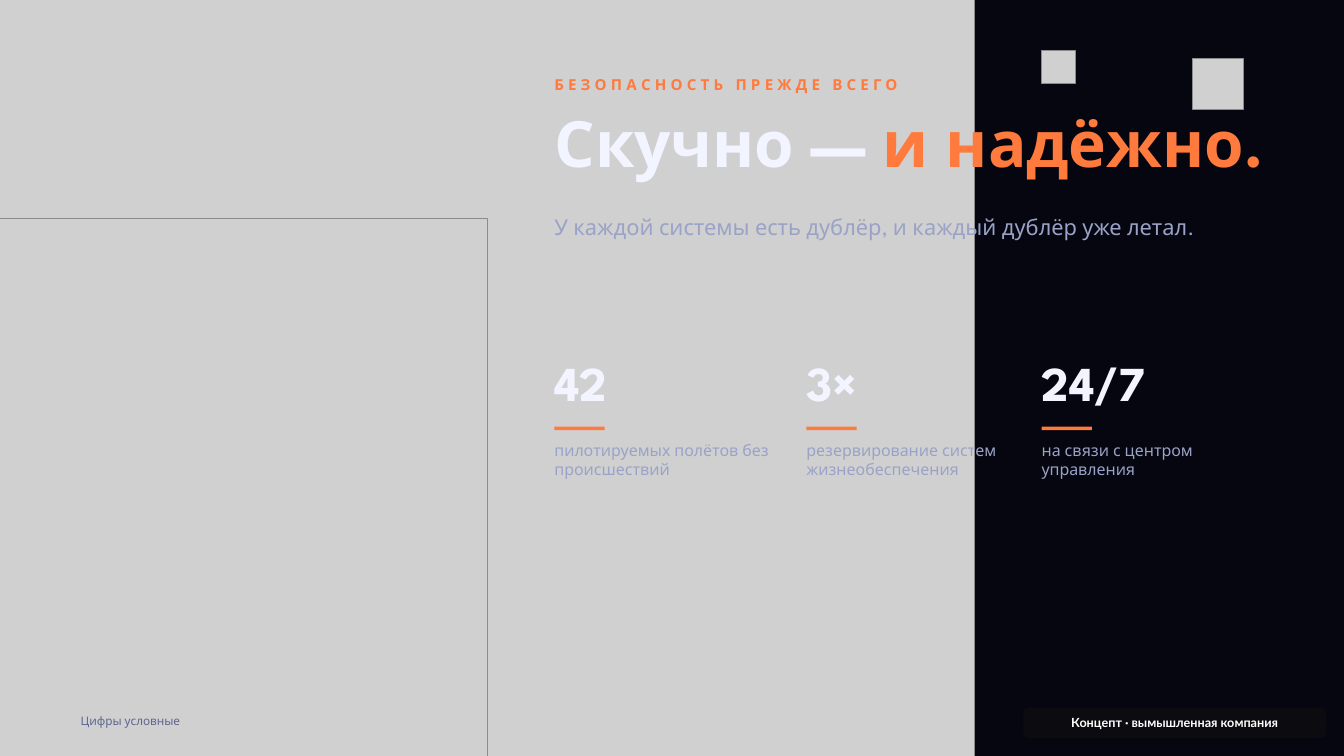
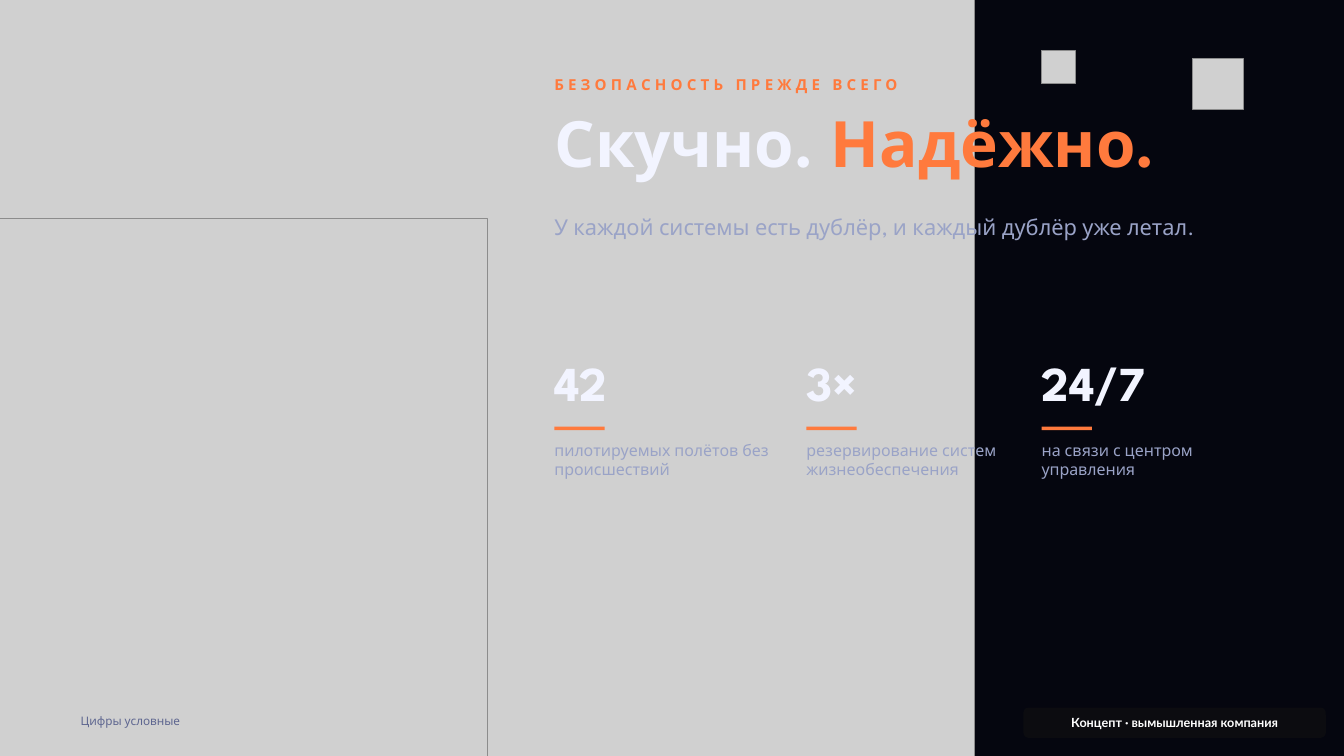
Before and after one commit to nikitakustov123/education-decks, a slide deck: slide 7 of ru/pptx/01-orbit-lines.pptx. Drawn at 1344x756 pixels with LibreOffice and Linux fonts; fonts in the diff are those of the drawing; grey boxes stand for pictures. Boxes give left, top, right and bottom in pixels: in the first picture for what was removed or moved away, otherwise in the second. Text is boxed around its words. In the diff, an @@ line names an element or a change of style, - is before the commit and + after.

```diff
--- a/ru/pptx/01-orbit-lines.pptx
+++ b/ru/pptx/01-orbit-lines.pptx
@@ text at bbox=[554, 107, 1136, 184]: text changed @@
-Скучно — и надёжно.
+Скучно. Надёжно.
```
Also in this commit, not shown: 9 other files.
